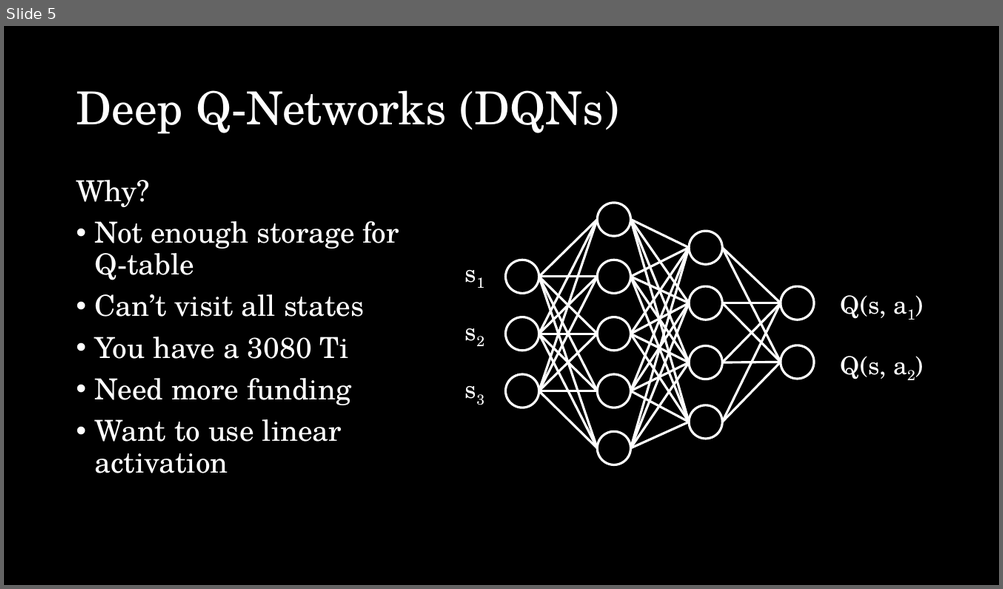
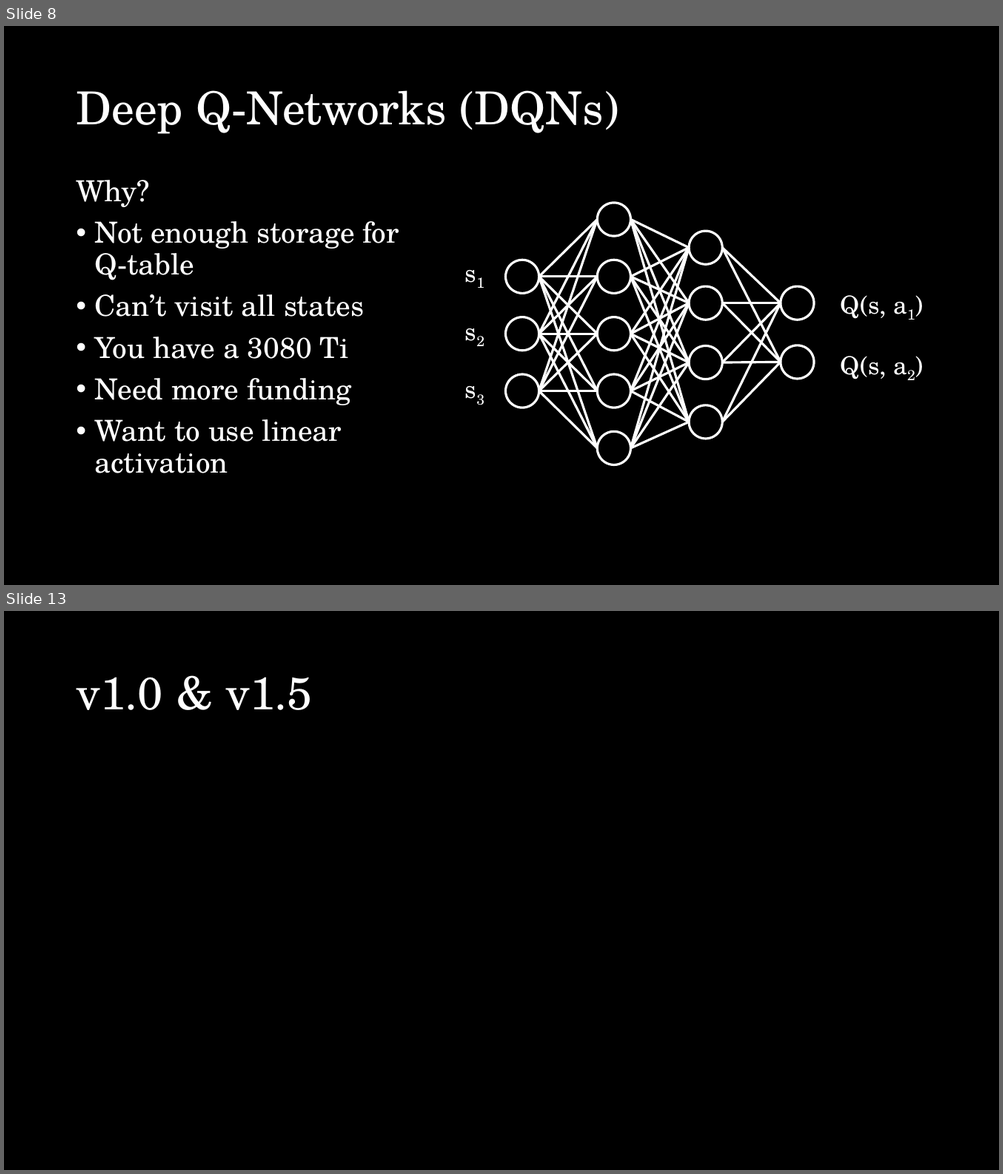
Before and after one commit to jCodingStuff/NCMMLProject, a slide deck: presentation/presentation.pptx. Shown one above the other, each under a label of ours: slide 5 before the commit, slides 8 and 13 after it; the slides between them are not shown. The pictures are 1003x589 and 1003x1174 pixels, drawn with LibreOffice and Linux fonts; fonts in the diff are those of the drawing. Boxes give left, top, right and bottom in pixels: in the first picture for what was removed or moved away, otherwise in the second. Text is boxed around its words. In the diff, an @@ line names an element or a change of style, - is before the commit and + after.

```diff
--- a/presentation/presentation.pptx
+++ b/presentation/presentation.pptx
@@ slide 13 added at [4, 611, 999, 1170], background #000000 @@
@@ title added at [76, 677, 312, 710], 88 pt, text #FFFFFF @@
+v1.0 & v1.5
@@ what was slide 5 is now slide 8 @@
```
Also in this commit, not shown: 1 slide changed, 8 other slides added.
